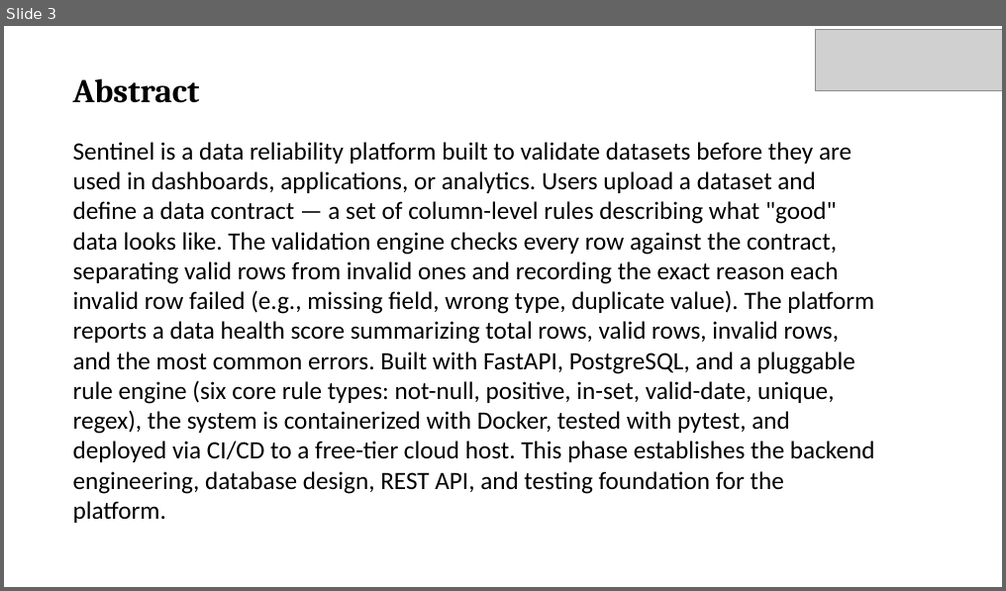
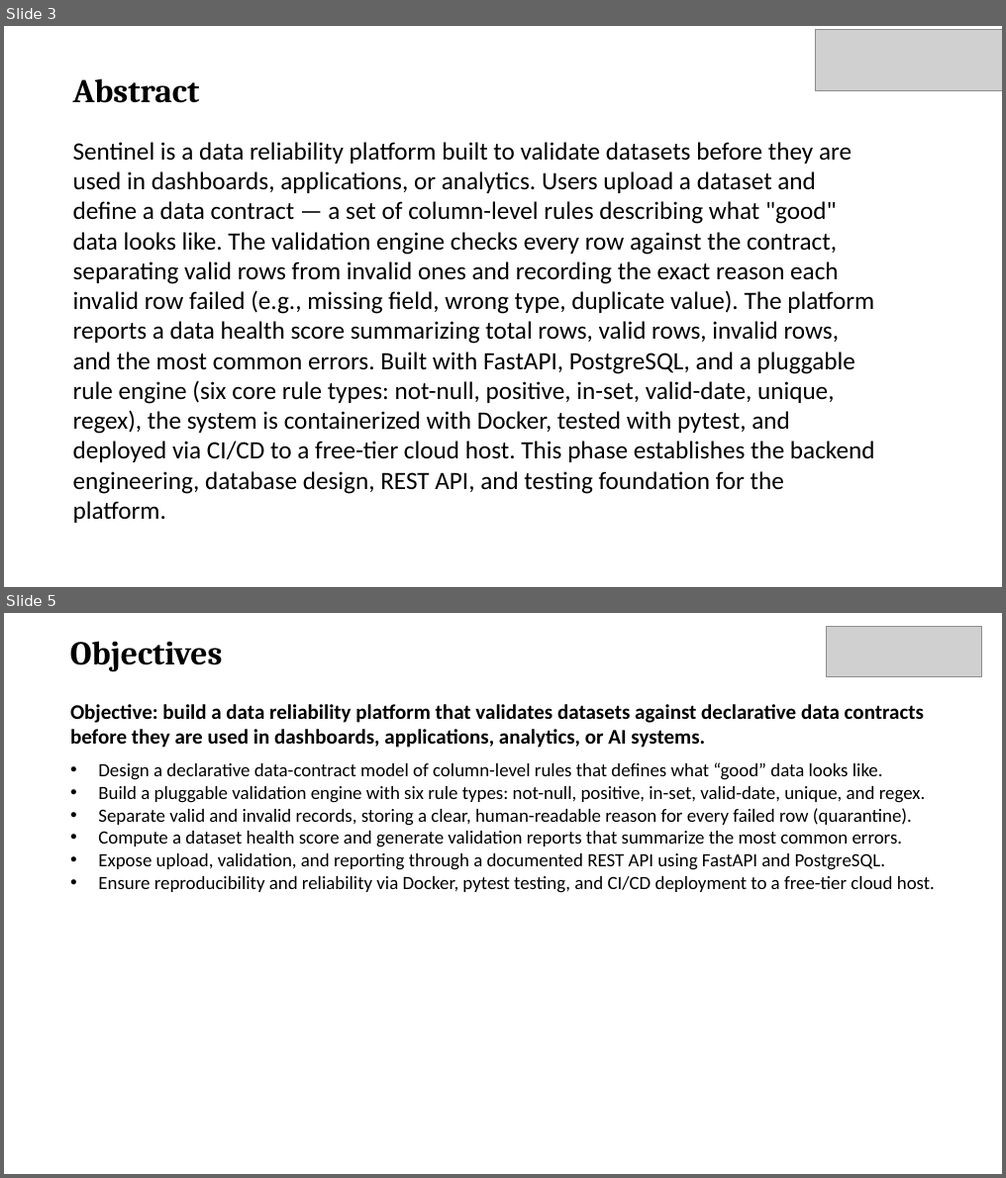
Before and after one commit to varshitha-ravuri006/Sentinel-Data-Reliability-Platform, a slide deck: Sentinel_Review.pptx. Shown one above the other, each under a label of ours: slide 3 before the commit, slides 3 and 5 after it; the slides between them are not shown. The pictures are 1006x591 and 1006x1178 pixels, drawn with LibreOffice and Linux fonts; fonts in the diff are those of the drawing; grey boxes stand for pictures. Boxes give left, top, right and bottom in pixels: in the first picture for what was removed or moved away, otherwise in the second. Text is boxed around its words. In the diff, an @@ line names an element or a change of style, - is before the commit and + after.

```diff
--- a/Sentinel_Review.pptx
+++ b/Sentinel_Review.pptx
@@ slide 5 added at (4, 613, 1002, 1174), background #FFFFFF @@
@@ text added at (70, 641, 223, 672), 32 pt, text #000000, bold @@
+Objectives
@@ picture added at (826, 626, 982, 676) @@
@@ text added at (70, 704, 935, 893), 18 pt, text #000000 @@
+Objective: build a data reliability platform that validates datasets against declarative data contracts before they are used in dashboards, applications, analytics, or AI systems.
+• Design a declarative data-contract model of column-level rules that defines what “good” data looks like.
+• Build a pluggable validation engine with six rule types: not-null, positive, in-set, valid-date, unique, and regex.
+• Separate valid and invalid records, storing a clear, human-readable reason for every failed row (quarantine).
+• Compute a dataset health score and generate validation reports that summarize the most common errors.
+• Expose upload, validation, and reporting through a documented REST API using FastAPI and PostgreSQL.
+• Ensure reproducibility and reliability via Docker, pytest testing, and CI/CD deployment to a free-tier cloud host.
```
Also in this commit, not shown: 13 other slides added, 10 other files.
